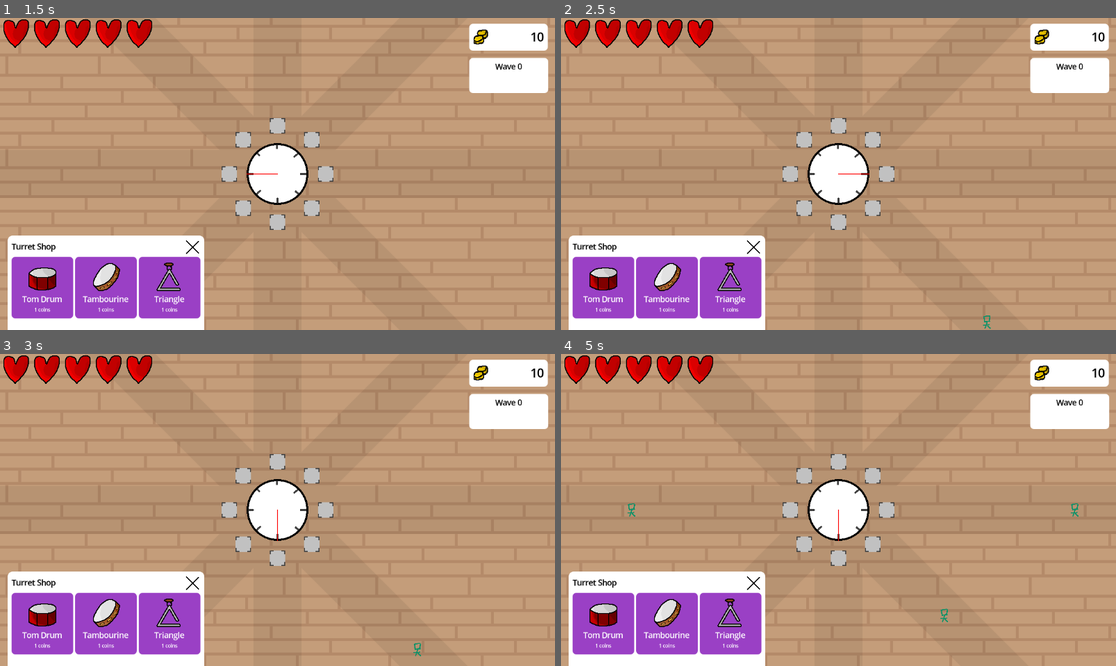
Above: before the commit, frames 1-4 (two rows, left to right).
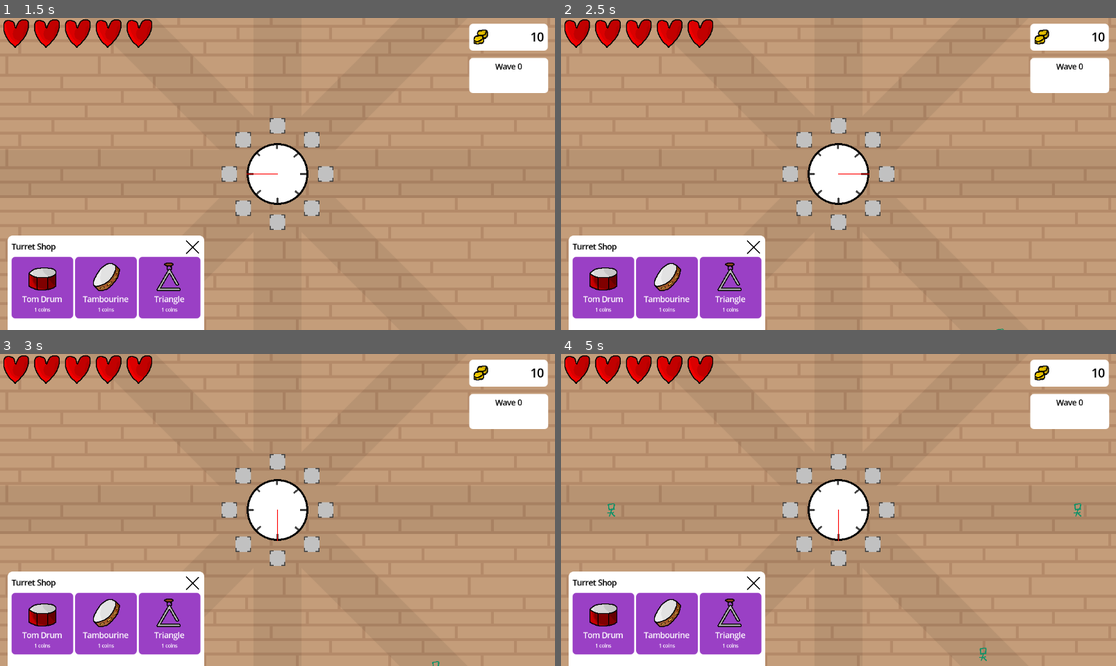
Above: after the commit, the same moments.

Repository: SeriousGuy888/MetronomeTowerDefenceGame
Game: Godot game, scene res://scenes/main.tscn
The game is run twice, just before and just after one commit, with the same random seed, the same clock (stepped at 60 frames per second) and the same inputs.
Inputs (mouse positions are in pixels of both pictures, inside the frame that each line leads up to):
- Up to frame 1 (1.5 s): click (277, 127) at 0.52 s; click (277, 127) at 1.27 s
- Up to frame 2 (2.5 s): click (838, 127) at 2.02 s
- Up to frame 3 (3 s): no input
- Up to frame 4 (5 s): no input

Frame 1 is identical in both runs. In frame 2, less than 0.1% of the frame differs, in the area x 75-80%, y 95-100%; in frame 3, less than 0.1%; in frame 4, 0.2%, in the area x 8-94%, y 47-99%.

Commit message:
tweak turret damage and enemy health

Diff:
--- a/resources/enemies/armored_enemy.tres
+++ b/resources/enemies/armored_enemy.tres
@@ -8,8 +8,8 @@
 enemy_type = 3
 texture = ExtResource("2_armored")
 name = "Armored Enemy"
-base_health = 20
-base_speed = 40.0
+base_health = 10
+base_speed = 15.0
 coins_dropped = 12
 is_boss = false
 percussion_resistance = 1.3
--- a/resources/enemies/basic_enemy.tres
+++ b/resources/enemies/basic_enemy.tres
@@ -8,8 +8,8 @@
 enemy_type = 0
 texture = ExtResource("2_basic")
 name = "Basic Enemy"
-base_health = 10
-base_speed = 50.0
+base_health = 5
+base_speed = 20.0
 coins_dropped = 5
 is_boss = false
 percussion_resistance = 1.0
--- a/resources/enemies/boss_enemy.tres
+++ b/resources/enemies/boss_enemy.tres
@@ -8,8 +8,8 @@
 enemy_type = 5
 texture = ExtResource("2_boss")
 name = "Boss Enemy"
-base_health = 100
-base_speed = 30.0
+base_health = 50
+base_speed = 12.0
 coins_dropped = 50
 is_boss = true
 percussion_resistance = 0.8
--- a/resources/enemies/fast_enemy.tres
+++ b/resources/enemies/fast_enemy.tres
@@ -9,7 +9,7 @@
 texture = ExtResource("2_fast")
 name = "Fast Enemy"
 base_health = 6
-base_speed = 100.0
+base_speed = 40.0
 coins_dropped = 8
 is_boss = false
 percussion_resistance = 1.2
--- a/resources/enemies/flying_enemy.tres
+++ b/resources/enemies/flying_enemy.tres
@@ -8,8 +8,8 @@
 enemy_type = 4
 texture = ExtResource("2_flying")
 name = "Flying Enemy"
-base_health = 8
-base_speed = 75.0
+base_health = 5
+base_speed = 30.0
 coins_dropped = 10
 is_boss = false
 percussion_resistance = 1.4
--- a/resources/enemies/tank_enemy.tres
+++ b/resources/enemies/tank_enemy.tres
@@ -8,8 +8,8 @@
 enemy_type = 2
 texture = ExtResource("2_tank")
 name = "Tank Enemy"
-base_health = 30
-base_speed = 25.0
+base_health = 25
+base_speed = 8.0
 coins_dropped = 15
 is_boss = false
 percussion_resistance = 0.7
--- a/resources/turrets/bass_drum.tres
+++ b/resources/turrets/bass_drum.tres
@@ -10,7 +10,7 @@
 script = ExtResource("2_o14r4")
 projectile_scene = ExtResource("1_uepft")
 damage_type = 0
-base_damage = 3
+base_damage = 8
 texture = ExtResource("3_uepft")
 name = "Bass Drum"
 price = 1
--- a/resources/turrets/cowbell.tres
+++ b/resources/turrets/cowbell.tres
@@ -10,7 +10,7 @@
 script = ExtResource("2_8cvcf")
 projectile_scene = ExtResource("1_3hqq1")
 damage_type = 0
-base_damage = 1
+base_damage = 4
 texture = ExtResource("3_dbhuo")
 name = "Cowbell"
 price = 1
--- a/resources/turrets/crash_cymbal.tres
+++ b/resources/turrets/crash_cymbal.tres
@@ -10,7 +10,7 @@
 script = ExtResource("2_qwk1k")
 projectile_scene = ExtResource("1_gwtql")
 damage_type = 3
-base_damage = 2
+base_damage = 5
 texture = ExtResource("3_8gwto")
 name = "Crash Cymbal"
 price = 1
--- a/resources/turrets/hi_hat.tres
+++ b/resources/turrets/hi_hat.tres
@@ -10,8 +10,8 @@
 [resource]
 script = ExtResource("2_lnjdb")
 projectile_scene = ExtResource("1_8emxp")
-damage_type = 0
-base_damage = 1
+damage_type = 3
+base_damage = 3
 texture = ExtResource("3_uqipc")
 name = "Hi-Hat"
 price = 1
--- a/resources/turrets/snare_drum.tres
+++ b/resources/turrets/snare_drum.tres
@@ -11,7 +11,7 @@
 script = ExtResource("2_7q71h")
 projectile_scene = ExtResource("1_rfkgb")
 damage_type = 0
-base_damage = 1
+base_damage = 7
 texture = ExtResource("3_4unoe")
 name = "Snare Drum"
 price = 1
--- a/resources/turrets/tambourine.tres
+++ b/resources/turrets/tambourine.tres
@@ -11,7 +11,7 @@
 script = ExtResource("2_o3k7e")
 projectile_scene = ExtResource("1_tjoc3")
 damage_type = 0
-base_damage = 1
+base_damage = 2
 texture = ExtResource("3_fghyg")
 name = "Tambourine"
 price = 1
--- a/resources/turrets/tom_drum.tres
+++ b/resources/turrets/tom_drum.tres
@@ -11,7 +11,7 @@
 script = ExtResource("2_cstxw")
 projectile_scene = ExtResource("1_woevn")
 damage_type = 0
-base_damage = 1
+base_damage = 5
 texture = ExtResource("3_woevn")
 name = "Tom Drum"
 price = 1
--- a/resources/turrets/triangle.tres
+++ b/resources/turrets/triangle.tres
@@ -11,7 +11,7 @@
 script = ExtResource("2_klkki")
 projectile_scene = ExtResource("1_jexxr")
 damage_type = 0
-base_damage = 1
+base_damage = 2
 texture = ExtResource("3_gqwmr")
 name = "Triangle"
 price = 1
--- a/scenes/enemies/enemy.tscn
+++ b/scenes/enemies/enemy.tscn
@@ -4,7 +4,7 @@
 [ext_resource type="Texture2D" uid="uid://4uffg68amuhn" path="res://assets/enemy.png" id="2_enemy"]
 
 [sub_resource type="RectangleShape2D" id="RectangleShape2D_enemy"]
-size = Vector2(30, 32)
+size = Vector2(46, 40)
 
 [node name="Enemy" type="Area2D" groups=["enemies"]]
 collision_layer = 8
@@ -12,7 +12,7 @@
 script = ExtResource("1_enemy")
 
 [node name="Sprite2D" type="Sprite2D" parent="."]
-scale = Vector2(0.2, 0.2)
+scale = Vector2(0.266667, 0.266667)
 texture = ExtResource("2_enemy")
 
 [node name="CollisionShape2D" type="CollisionShape2D" parent="."]
--- a/scenes/turrets/types/cowbell_turret.gd
+++ b/scenes/turrets/types/cowbell_turret.gd
@@ -4,6 +4,5 @@
 func _setup_projectile_instance(lane: Enums.Lane) -> HomingRing:
 	var projectile: HomingRing = projectile_scene.instantiate()
 	projectile.direction = Vector2.from_angle(deg_to_rad(lane))
-	projectile.damage = 0.5
 
 	return projectile
--- a/scenes/turrets/types/triangle_turret.gd
+++ b/scenes/turrets/types/triangle_turret.gd
@@ -4,6 +4,5 @@
 func _setup_projectile_instance(lane: Enums.Lane) -> HomingRing:
 	var projectile: HomingRing = projectile_scene.instantiate()
 	projectile.lane = lane
-	projectile.damage = 0.25
 
 	return projectile
